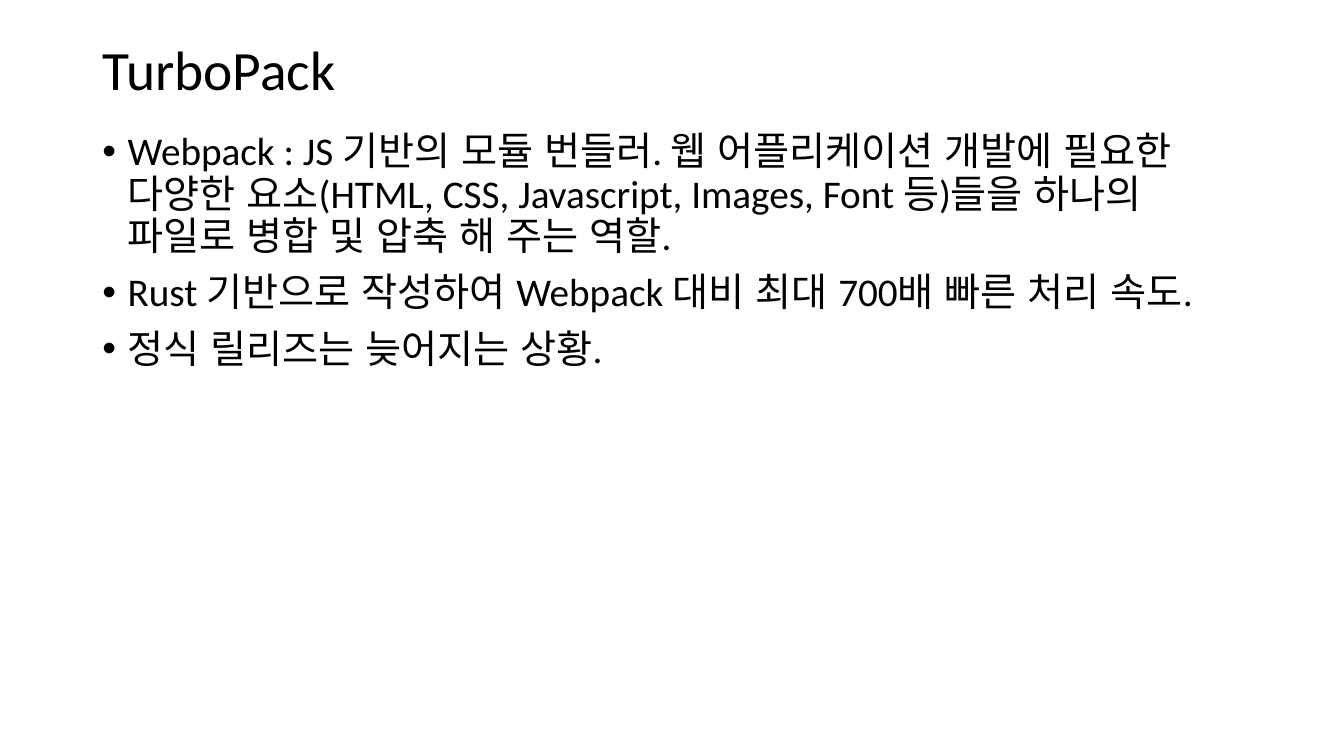
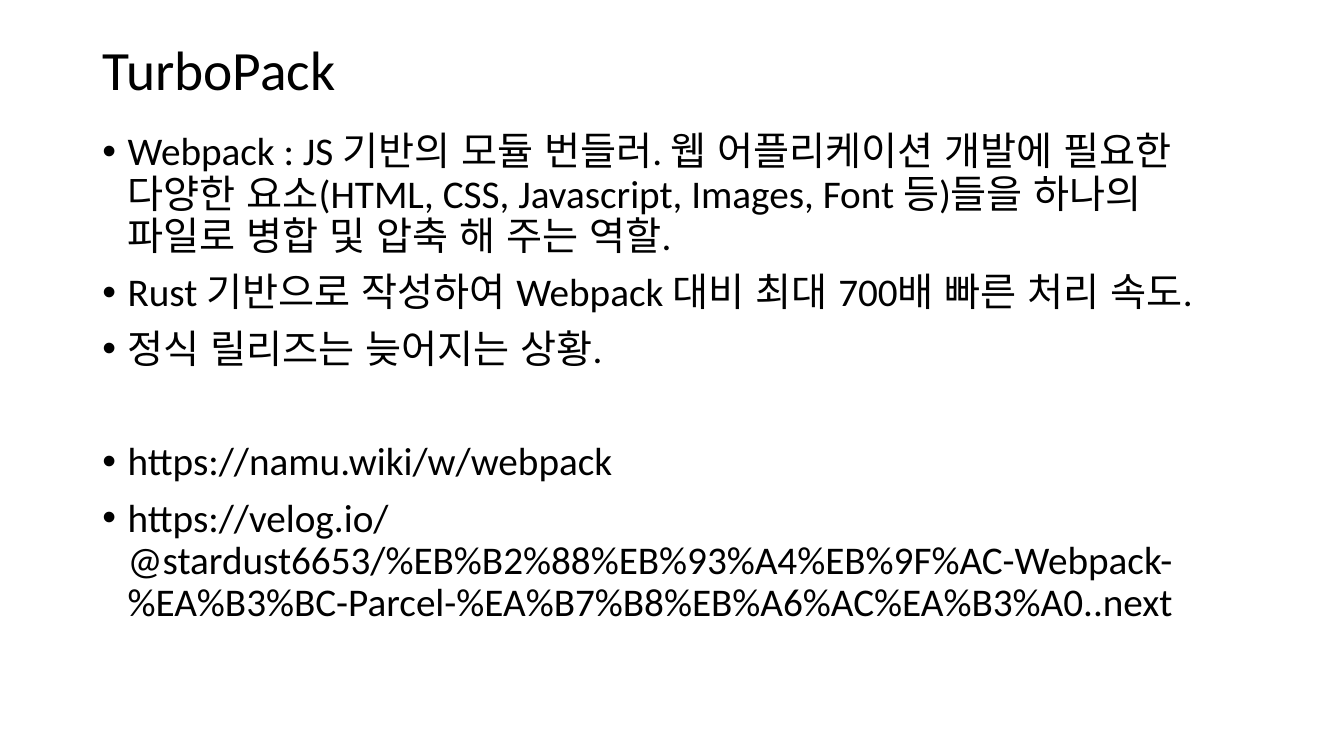
Before and after one commit to eleutheria80/bootstrap, a slide deck: slide 11 of documents/nextjs.pptx (slide 10 before the commit). Drawn at 1344x756 pixels with LibreOffice and Linux fonts; fonts in the diff are those of the drawing. Boxes give left, top, right and bottom in pixels: in the first picture for what was removed or moved away, otherwise in the second. Text is boxed around its words. In the diff, an @@ line names an element or a change of style, - is before the commit and + after.

```diff
--- a/documents/nextjs.pptx
+++ b/documents/nextjs.pptx
@@ text at [128,447,1173,617]: paragraphs added @@
+• https://namu.wiki/w/webpack
+• https://velog.io/@stardust6653/%EB%B2%88%EB%93%A4%EB%9F%AC-Webpack-%EA%B3%BC-Parcel-%EA%B7%B8%EB%A6%AC%EA%B3%A0..next
```
Also in this commit, not shown: 1 other slide changed, 3 slides added, 3 other files.
